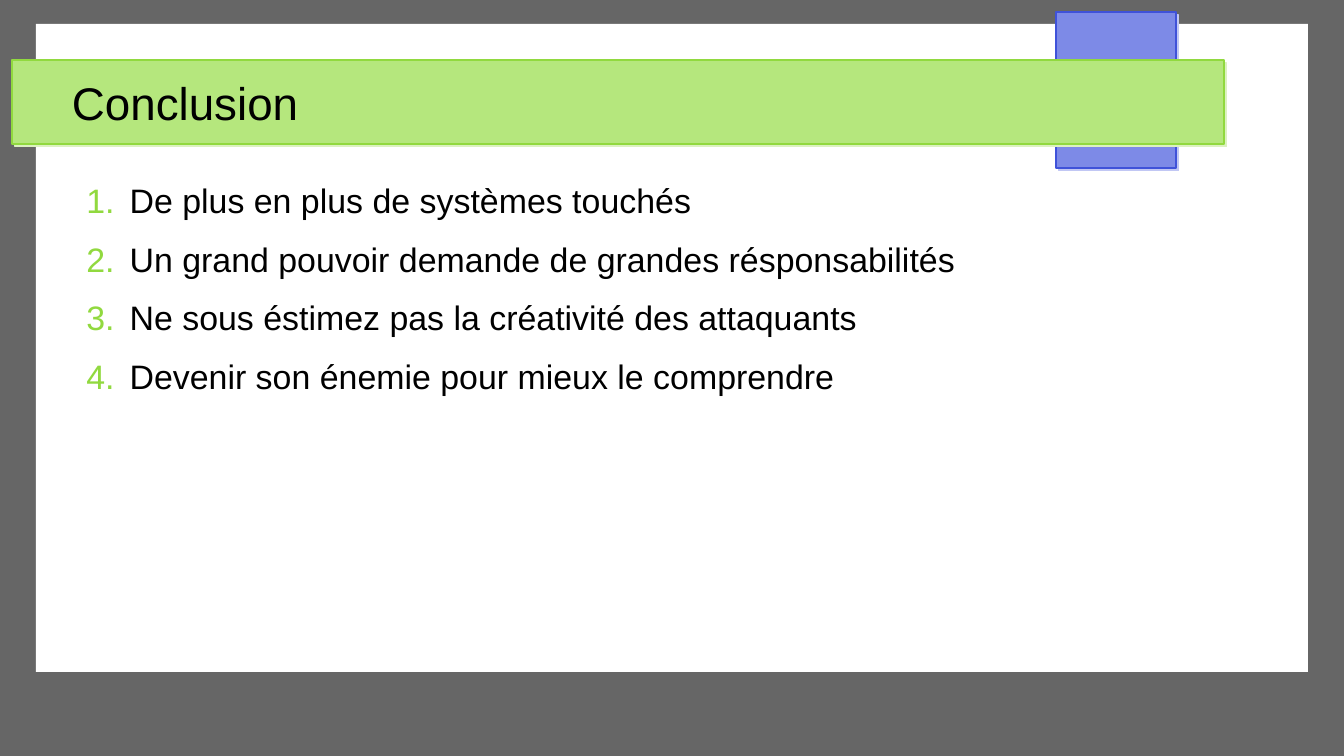
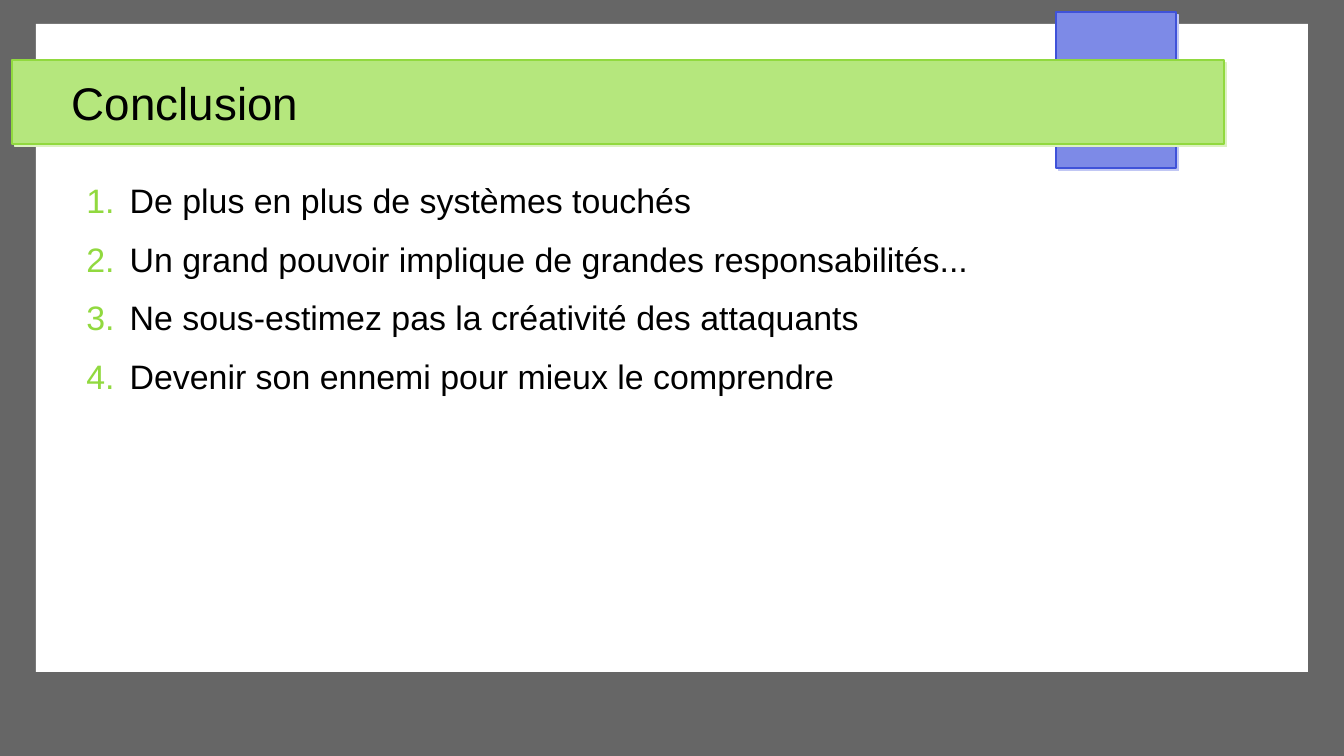
Before and after one commit to Akipe/abc_2105, a slide deck: slide 14 of other/presentations/securite_app_web/presentation_securite_app_web_v2.odp (slide 15 before the commit). Drawn at 1344x756 pixels with LibreOffice and Linux fonts; fonts in the diff are those of the drawing. Boxes give left, top, right and bottom in pixels: in the first picture for what was removed or moved away, otherwise in the second. Text is boxed around its words. In the diff, an @@ line names an element or a change of style, - is before the commit and + after.

```diff
--- a/other/presentations/securite_app_web/presentation_securite_app_web_v2.odp
+++ b/other/presentations/securite_app_web/presentation_securite_app_web_v2.odp
@@ text at <box>130,247,968,396</box>: text changed @@
-2. Un grand pouvoir demande de grandes résponsabilités
-3. Ne sous éstimez pas la créativité des attaquants
-4. Devenir son énemie pour mieux le comprendre
+2. Un grand pouvoir implique de grandes responsabilités...
+3. Ne sous-estimez pas la créativité des attaquants
+4. Devenir son ennemi pour mieux le comprendre
```
Also in this commit, not shown: 13 other slides changed, 2 slides added, 4 slides removed, 4 other files.
